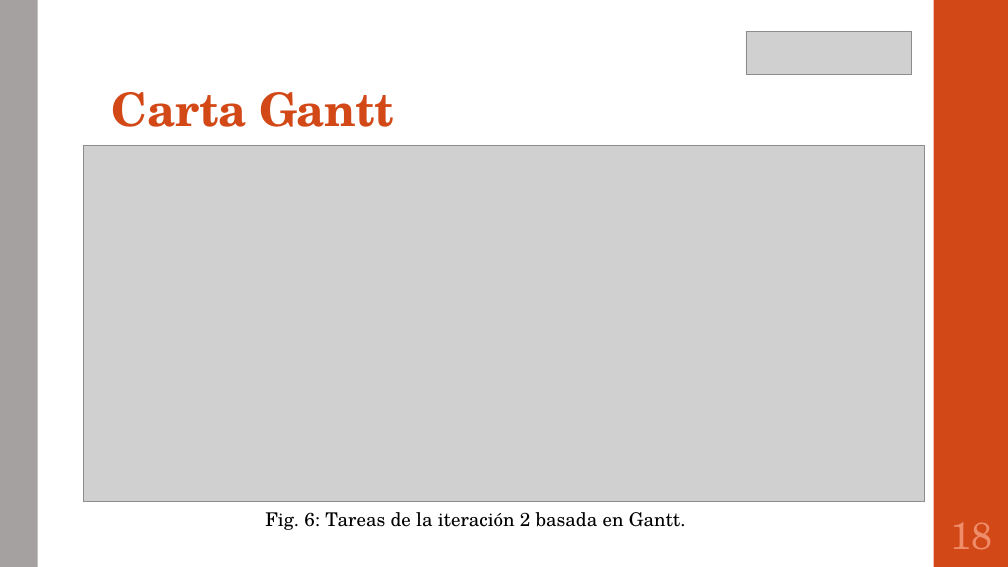
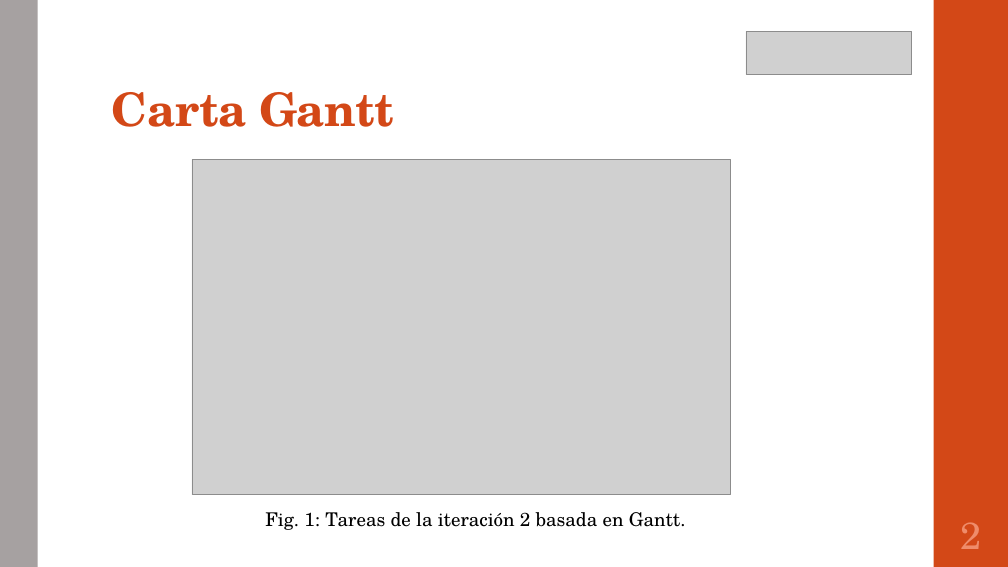
Before and after one commit to portafolio2016/hipocrates, a slide deck: slide 3 of presentación lunes 24 octubre 2016.pptx (slide 19 before the commit). Drawn at 1008x567 pixels with LibreOffice and Linux fonts; fonts in the diff are those of the drawing; grey boxes stand for pictures. Boxes give left, top, right and bottom in pixels: in the first picture for what was removed or moved away, otherwise in the second. Text is boxed around its words. In the diff, an @@ line names an element or a change of style, - is before the commit and + after.

```diff
--- a/presentación lunes 24 octubre 2016.pptx
+++ b/presentación lunes 24 octubre 2016.pptx
@@ picture resized from (x1=84, y1=145, x2=924, y2=501) to (x1=192, y1=160, x2=730, y2=495) @@
@@ text at (x1=265, y1=512, x2=686, y2=530): text changed @@
-Fig. 6: Tareas de la iteración 2 basada en Gantt.
+Fig. 1: Tareas de la iteración 2 basada en Gantt.
@@ page number at (x1=961, y1=522, x2=982, y2=549): text changed @@
-18
+2
```
Also in this commit, not shown: 8 other slides changed, 1 slide added, 4 slides removed.
